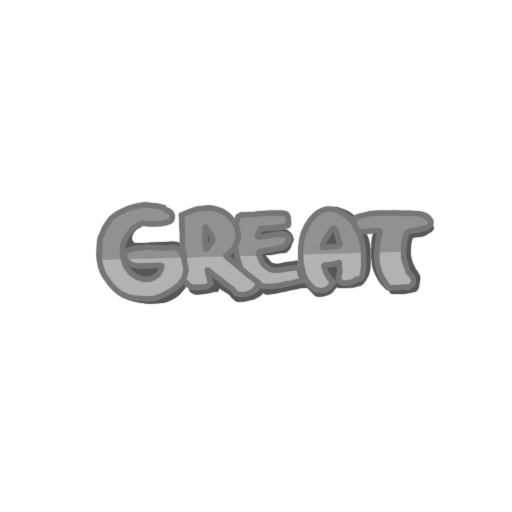
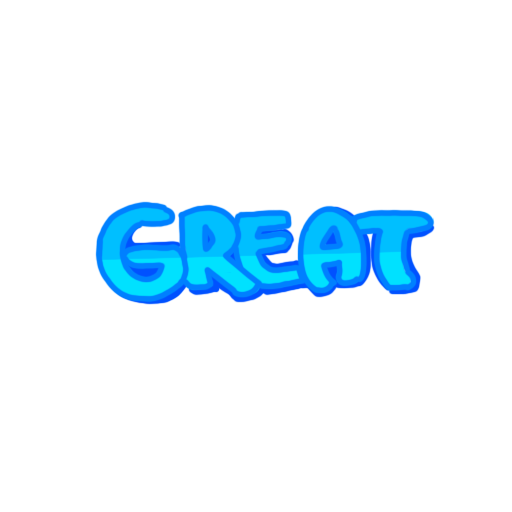
Layered file, before and after one edit (w=512, h=512). Changes by layer:
painted on "레이어 75" over [95, 201, 435, 303]
painted on "레이어 74" over [95, 217, 435, 305]
painted on "레이어 73" over [98, 205, 434, 295]
painted on "레이어 72" over [108, 206, 435, 305]
